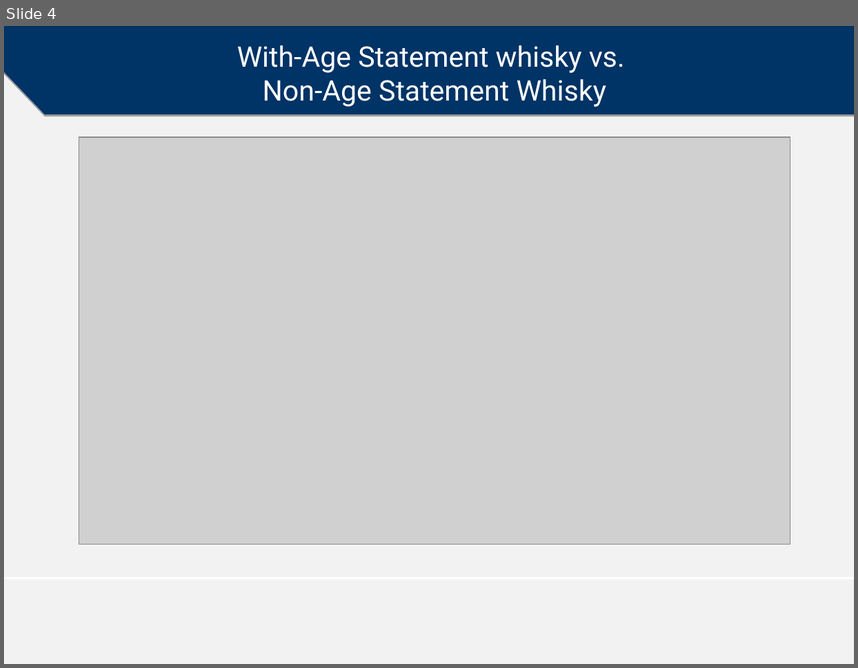
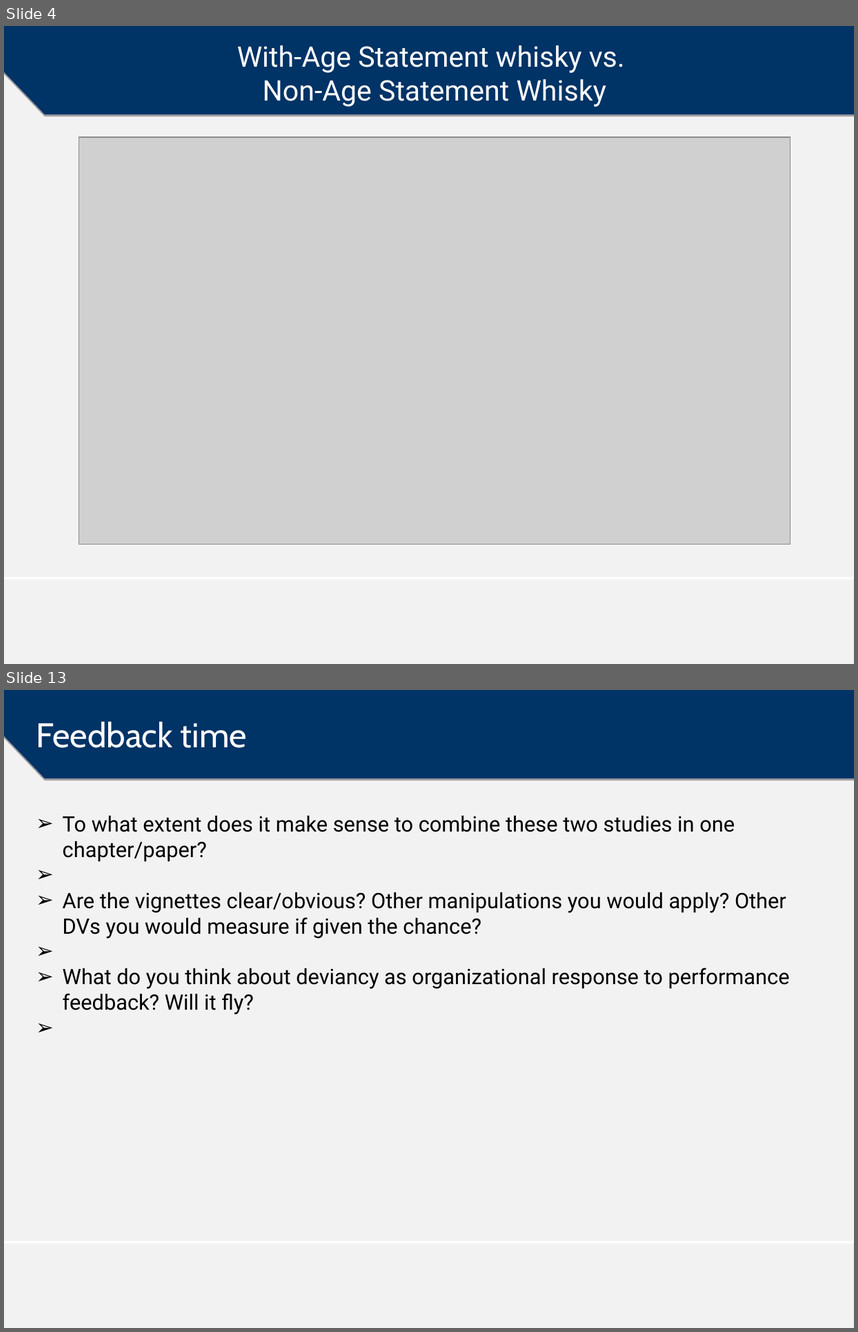
Before and after one commit to mzelst/talks, a slide deck: 2017/20171108 JFF_TilburgUni/20171108 Status shortfalls and non-conformity - An extension in the Scotch whisky industry.odp. Shown one above the other, each under a label of ours: slide 4 before the commit, slides 4 and 13 after it; the slides between them are not shown. The pictures are 858x668 and 858x1332 pixels, drawn with LibreOffice and Linux fonts; fonts in the diff are those of the drawing; grey boxes stand for pictures; background and template pictures are left out. Boxes give left, top, right and bottom in pixels: in the first picture for what was removed or moved away, otherwise in the second. Text is boxed around its words. In the diff, an @@ line names an element or a change of style, - is before the commit and + after.

```diff
--- a/2017/20171108 JFF_TilburgUni/20171108 Status shortfalls and non-conformity - An extension in the Scotch whisky industry.odp
+++ b/2017/20171108 JFF_TilburgUni/20171108 Status shortfalls and non-conformity - An extension in the Scotch whisky industry.odp
@@ slide 13 added at box(4, 690, 854, 1328), background #F2F2F2; not listed: 2 template elements that a slide beside it also shows @@
@@ title added at box(36, 721, 247, 748), 29 pt, text #FFFFFF @@
+Feedback time
@@ text added at box(63, 816, 790, 1014), 18 pt, text #000000 @@
+➢ To what extent does it make sense to combine these two studies in one chapter/paper?
+➢ Are the vignettes clear/obvious? Other manipulations you would apply? Other DVs you would measure if given the chance?
+➢ What do you think about deviancy as organizational response to performance feedback? Will it fly?
```
Also in this commit, not shown: 6 slides changed, 5 other slides added, 2 other files.
